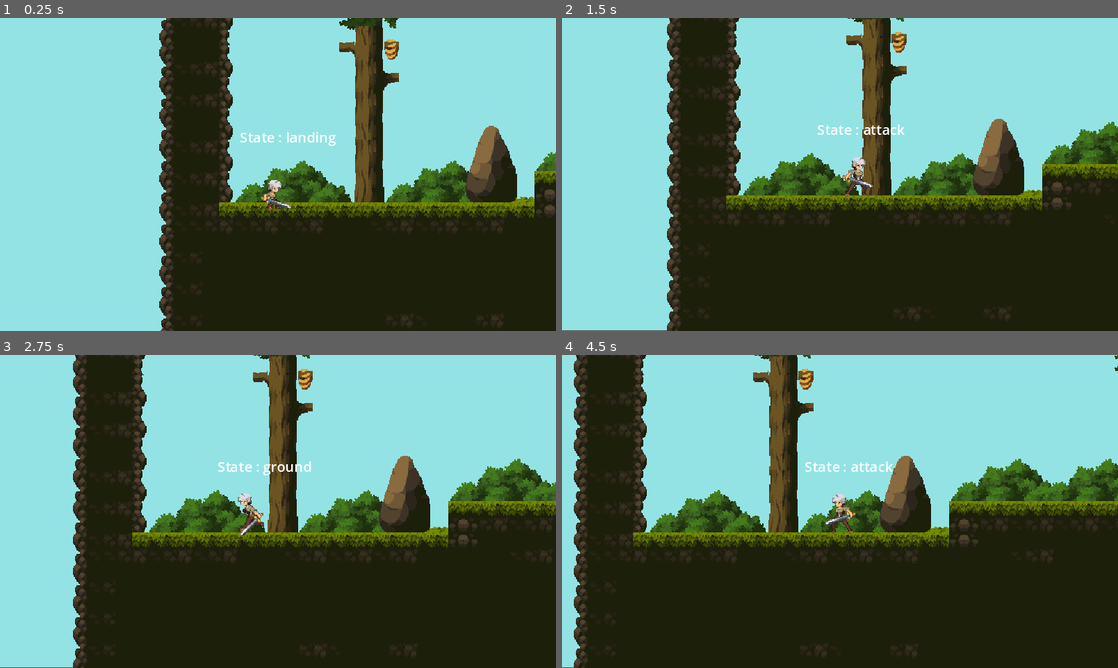
Above: before the commit, frames 1-4 (two rows, left to right).
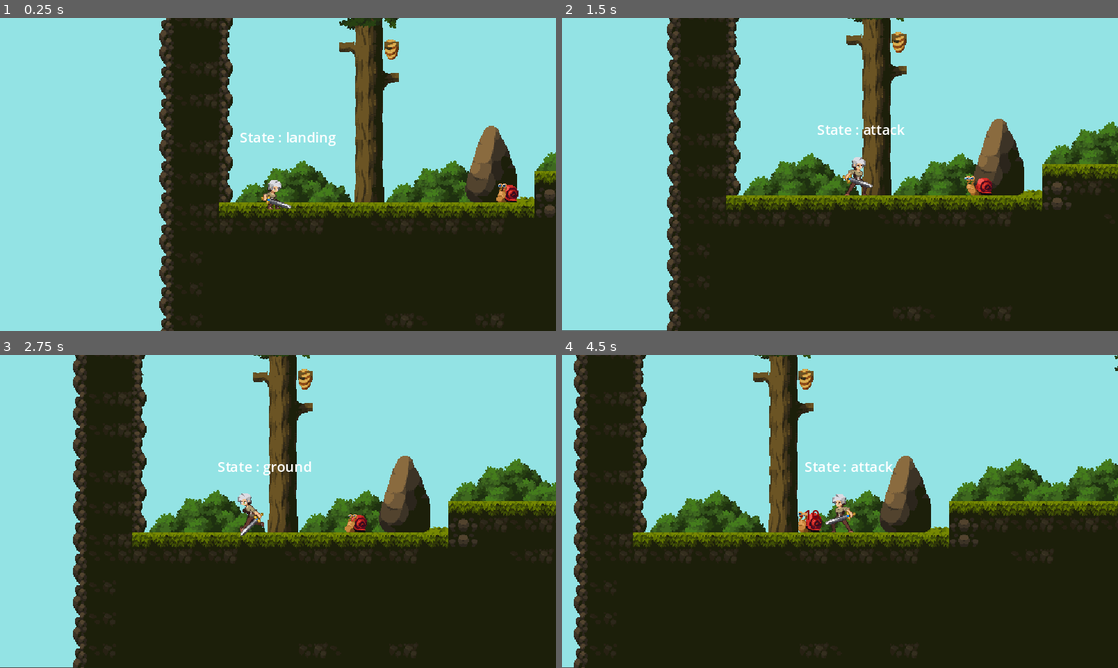
Above: after the commit, the same moments.

Repository: Axurion/MyFirstGodotProject
Game: Godot game, scene res://world.tscn
Two runs of this game, one before a commit and one after it. Both use one fixed random seed, a clock stepped at 60 frames per second and the inputs below.
Inputs:
- Up to frame 1 (0.25 s): no input
- Up to frame 2 (1.5 s): hold F (attack) 0.53-1.28 s; hold D (right) from 0.53 s (still down); tap Space (jump) at 0.77 s; tap F (attack) at 1.35 s
- Up to frame 3 (2.75 s): tap Space (jump) at 1.52 s; release D (right) at 2.03 s; hold A (left) from 2.03 s (still down); hold F (attack) from 2.03 s (still down)
- Up to frame 4 (4.5 s): release A (left) at 2.78 s; release F (attack) at 2.78 s; hold D (right) 2.78-4.28 s; tap F (attack) at 2.85, 4.35 s; tap Space (jump) at 3.02, 3.77 s; hold F (attack) 3.53-4.28 s; hold A (left) from 4.28 s (still down)

The runs differ from the first frame. In frame 1, 0.2% of the frame differs, in the area x 89-94%, y 52-59%; in frame 2, 0.2%; in frame 3, 0.2%; in frame 4, 0.3%, in the area x 42-47%, y 49-57%.

Commit message:
Positioning enemy
Repositioning the snails

Diff:
--- a/world.tscn
+++ b/world.tscn
@@ -3603,11 +3603,11 @@
 position = Vector2(1916, 5)
 
 [node name="snail2" parent="." node_paths=PackedStringArray("hit_state") instance=ExtResource("4_o0dq8")]
-position = Vector2(1003, -41)
+position = Vector2(982, -44)
 hit_state = NodePath("../snail/Characterstatemachine/hit")
 
 [node name="snail3" parent="." node_paths=PackedStringArray("hit_state") instance=ExtResource("4_o0dq8")]
-position = Vector2(1003, -41)
+position = Vector2(269, -10)
 hit_state = NodePath("../snail/Characterstatemachine/hit")
 
 [node name="HealthManager" parent="." instance=ExtResource("5_www1a")]
